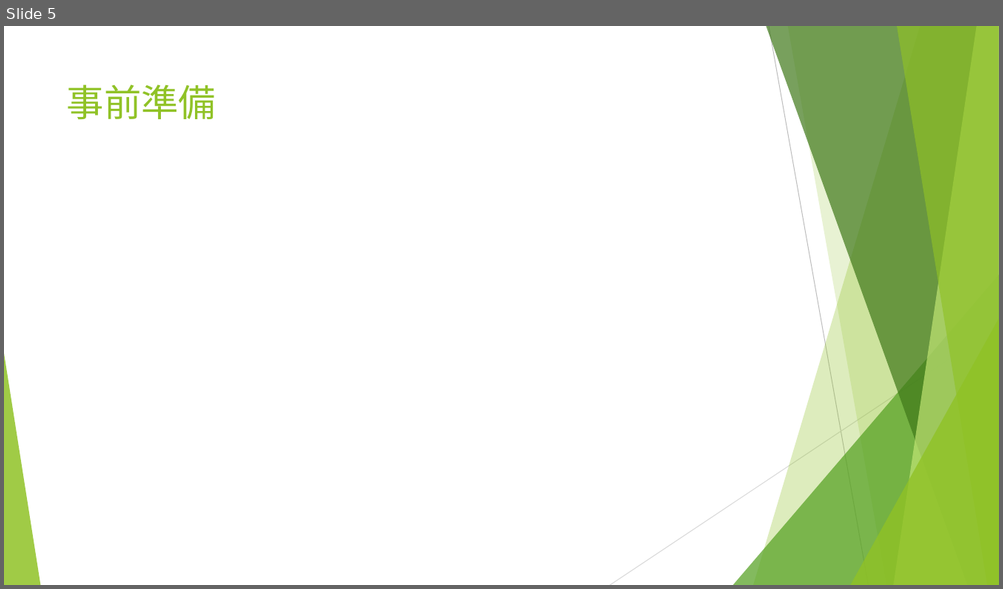
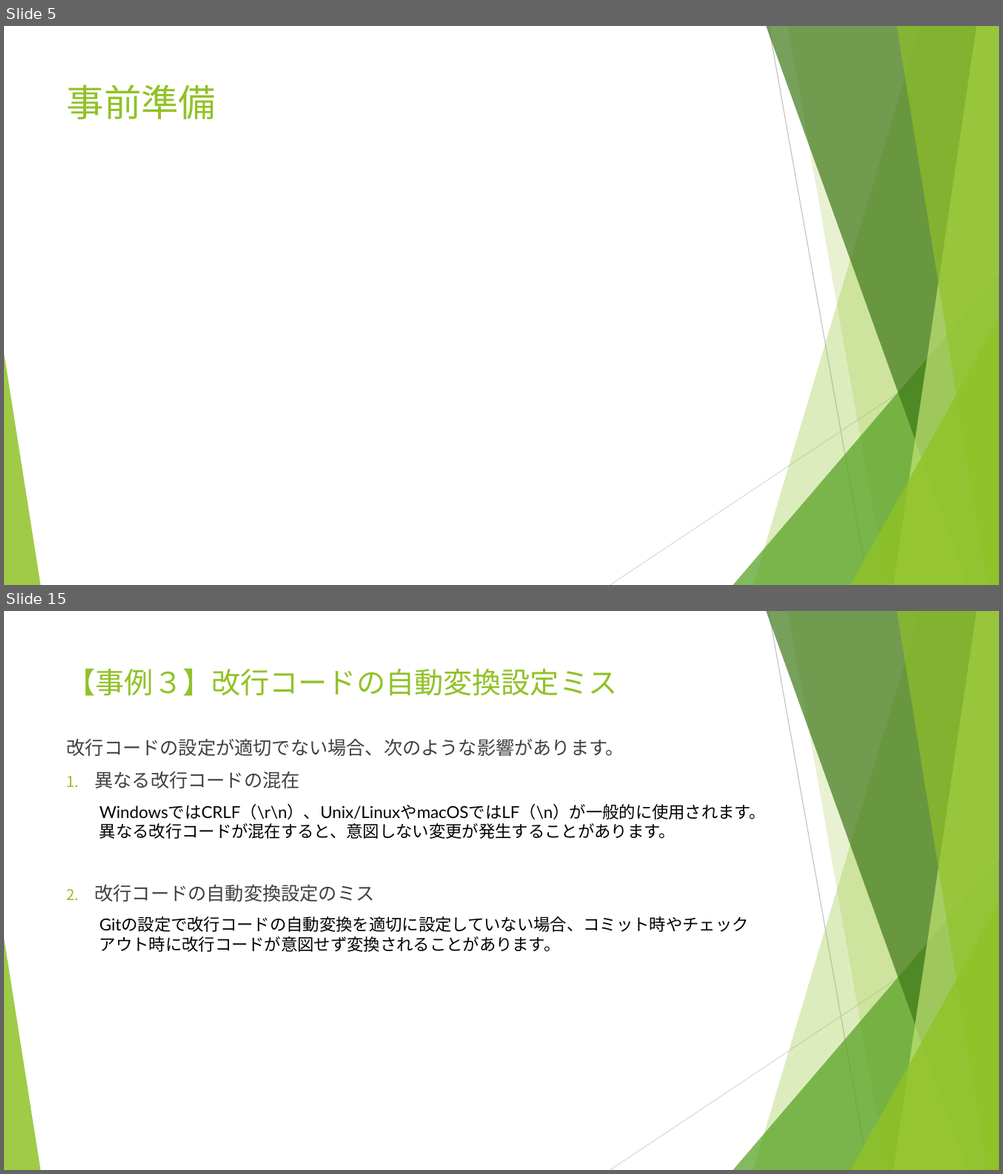
Before and after one commit to yusuke8655/git-trouble-shooting, a slide deck: Gitトラブルシューティング.pptx. Shown one above the other, each under a label of ours: slide 5 before the commit, slides 5 and 15 after it; the slides between them are not shown. The pictures are 1003x589 and 1003x1174 pixels, drawn with LibreOffice and Linux fonts; fonts in the diff are those of the drawing. Boxes give left, top, right and bottom in pixels: in the first picture for what was removed or moved away, otherwise in the second. Text is boxed around its words. In the diff, an @@ line names an element or a change of style, - is before the commit and + after.

Commit message:
事例４まで作成

```diff
--- a/Gitトラブルシューティング.pptx
+++ b/Gitトラブルシューティング.pptx
@@ slide 15 added at <box>4,611,999,1170</box>, background #FFFFFF; not listed: 10 template elements that a slide beside it also shows @@
@@ title added at <box>67,669,617,696</box>, 28 pt, text #90C226 @@
+【事例３】改行コードの自動変換設定ミス
@@ text added at <box>67,739,766,952</box>, 16 pt, text #000000 @@
+改行コードの設定が適切でない場合、次のような影響があります。
+1. 異なる改行コードの混在
+  WindowsではCRLF（\r\n）、Unix/LinuxやmacOSではLF（\n）が一般的に使用されます。異なる改行コードが混在すると、意図しない変更が発生することがあります。
+2. 改行コードの自動変換設定のミス
+  Gitの設定で改行コードの自動変換を適切に設定していない場合、コミット時やチェックアウト時に改行コードが意図せず変換されることがあります。
```
Also in this commit, not shown: 7 slides changed, 5 other slides added.
